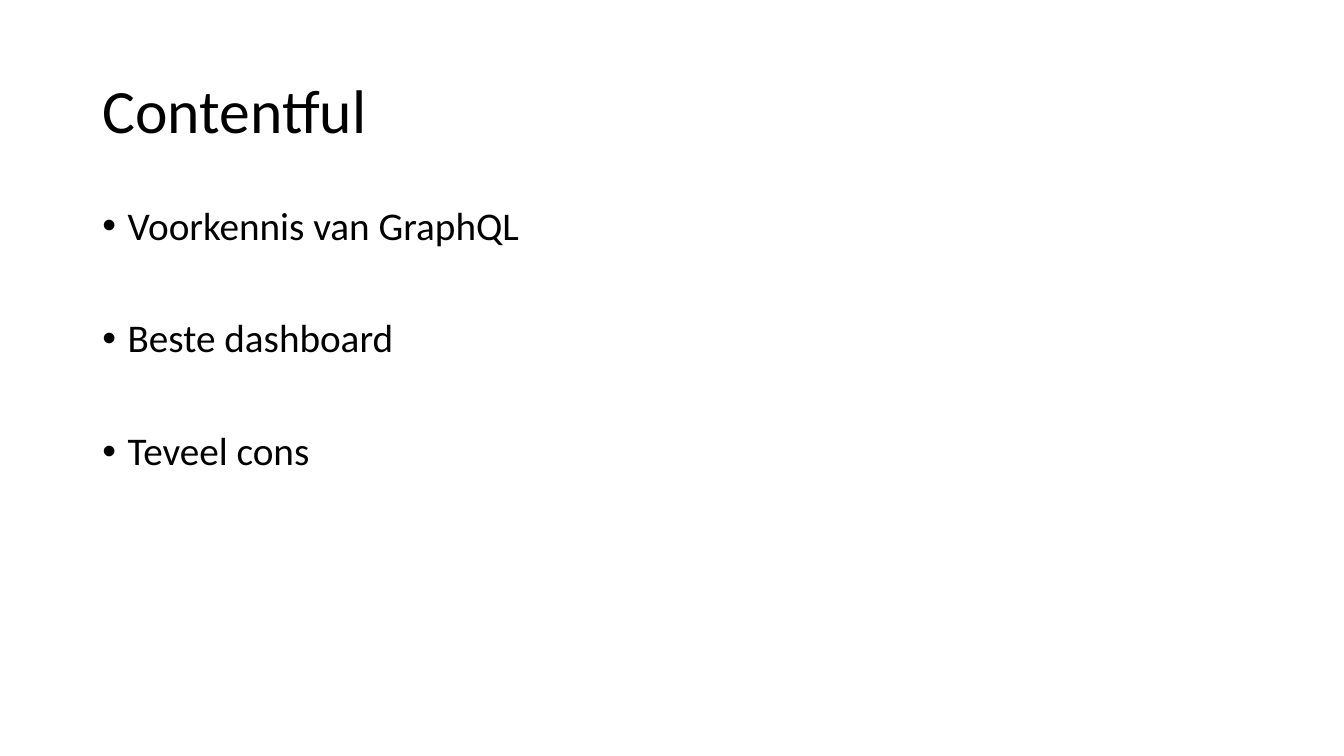
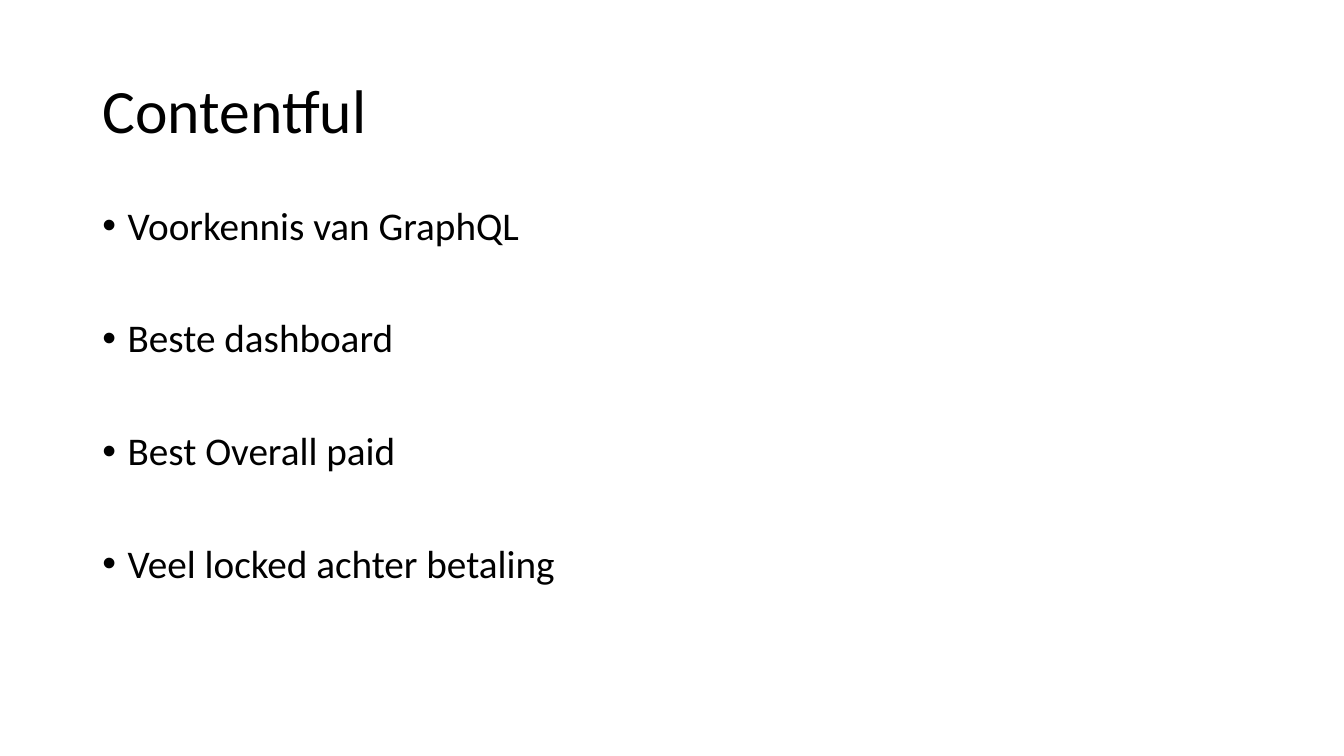
Before and after one commit to mohammedOulad/Bloomup, a slide deck: slide 7 of Headless CMS.pptx. Drawn at 1344x756 pixels with LibreOffice and Linux fonts; fonts in the diff are those of the drawing. Boxes give left, top, right and bottom in pixels: in the first picture for what was removed or moved away, otherwise in the second. Text is boxed around its words. In the diff, an @@ line names an element or a change of style, - is before the commit and + after.

```diff
--- a/Headless CMS.pptx
+++ b/Headless CMS.pptx
@@ text at bbox=[128, 437, 554, 585]: text changed @@
-• Teveel cons
+• Best Overall paid
+• Veel locked achter betaling
```
Also in this commit, not shown: 4 other slides changed, 1 slide added, 1 slide removed, 6 other files.
